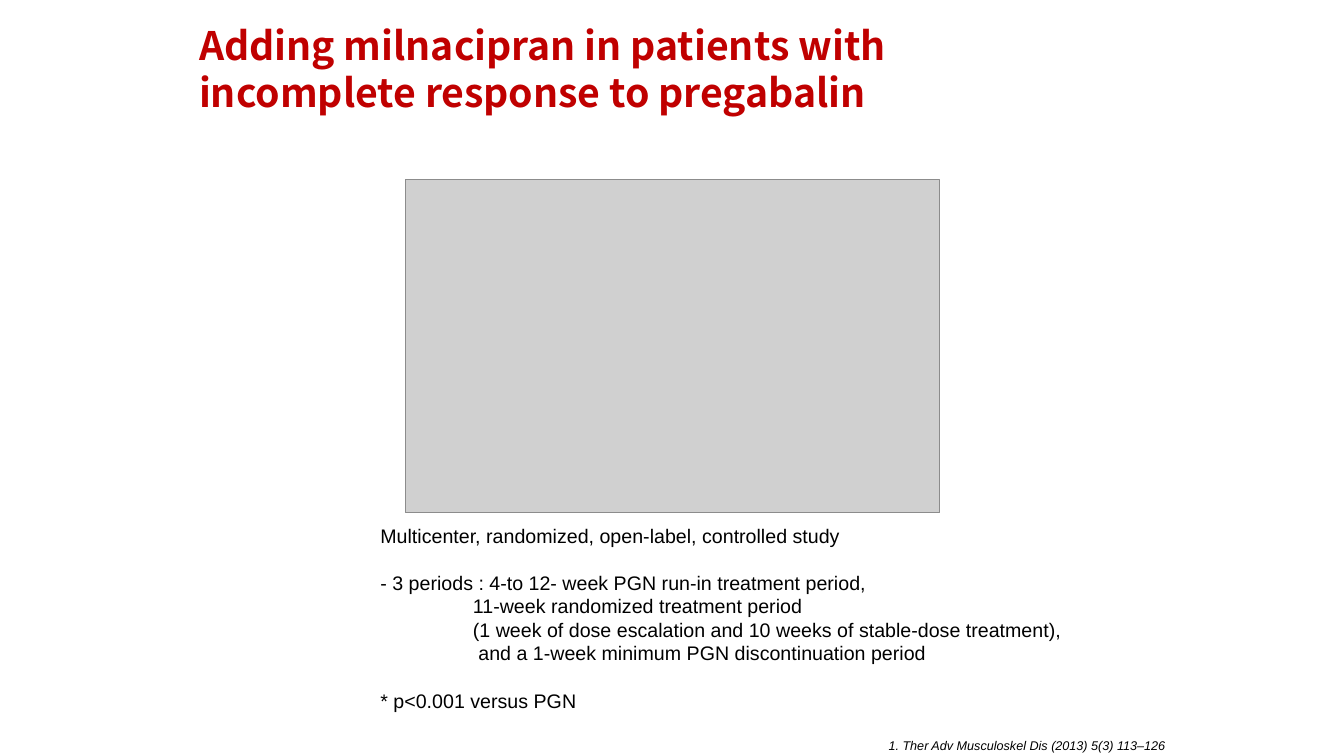
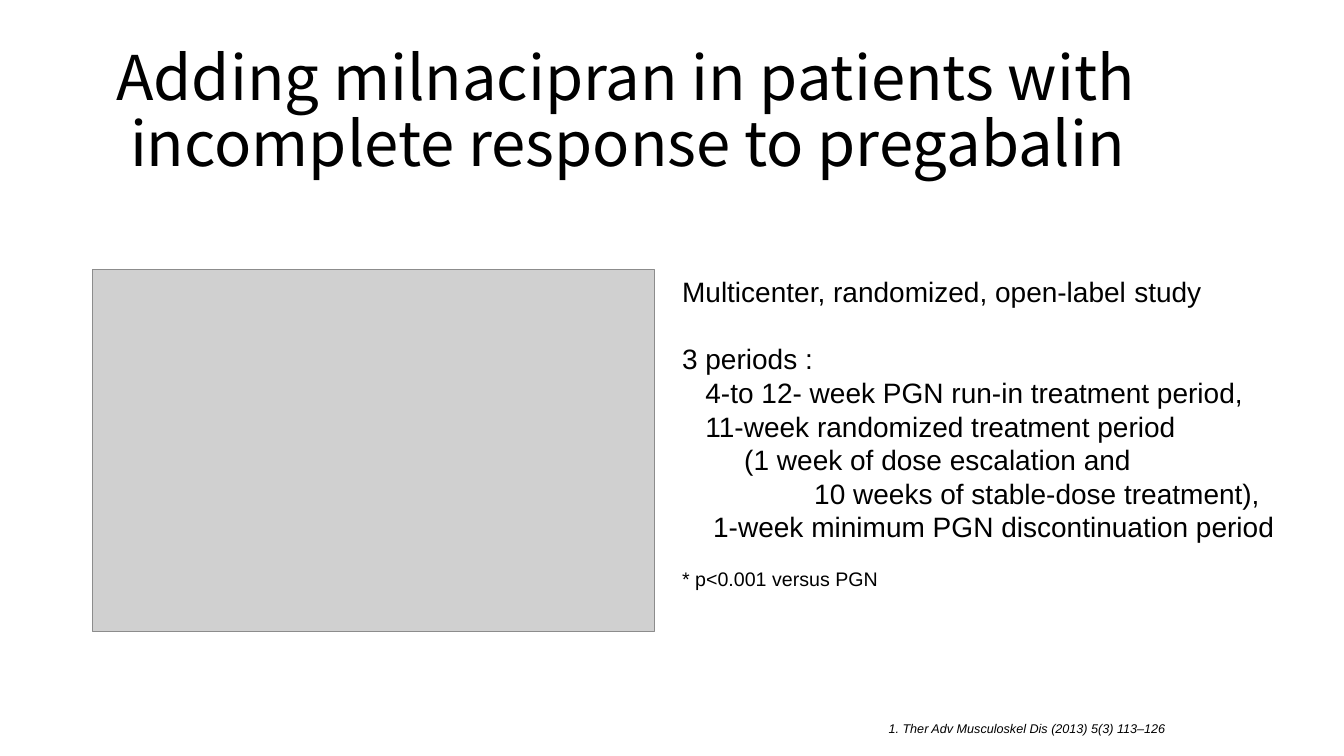
Before and after one commit to sbaram1/Presentation, a slide deck: slide 23 of 20190602_Ixel.pptx. Drawn at 1344x756 pixels with LibreOffice and Linux fonts; fonts in the diff are those of the drawing; grey boxes stand for pictures. Boxes give left, top, right and bottom in pixels: in the first picture for what was removed or moved away, otherwise in the second. Text is boxed around its words. In the diff, an @@ line names an element or a change of style, - is before the commit and + after.

Commit message:
add

```diff
--- a/20190602_Ixel.pptx
+++ b/20190602_Ixel.pptx
@@ title at <box>116,51,1135,182</box>: text changed; size 28 to 44 pt; text colour #C00000 to #000000; bold off @@
-Adding milnacipran in patients with
-incomplete response to pregabalin
+Adding milnacipran in patients with
+incomplete response to pregabalin
@@ picture: place and size @@
-picture at <box>405,179,940,513</box>
+picture at <box>93,269,654,631</box>
@@ text "Multicenter, randomized, open-label study": place and size @@
-text "Multicenter, randomized, open-label study" at <box>380,528,1061,712</box>
+text "Multicenter, randomized, open-label study" at <box>682,281,1274,590</box>
@@ text at <box>682,281,1243,408</box>: text changed; size 14 to 20 pt @@
-Multicenter, randomized, open-label, controlled study
-- 3 periods : 4-to 12- week PGN run-in treatment period,
+Multicenter, randomized, open-label study
+3 periods :
+4-to 12- week PGN run-in treatment period,
@@ text at <box>705,416,1175,442</box>: size 14 to 20 pt in "11-week randomized treatment period" @@
@@ text at <box>713,449,1274,543</box>: text changed; size 14 to 20 pt @@
-(1 week of dose escalation and 10 weeks of stable-dose treatment),
-and a 1-week minimum PGN discontinuation period
+(1 week of dose escalation and
+10 weeks of stable-dose treatment),
+1-week minimum PGN discontinuation period
@@ text "1. Ther Adv Musculoskel Dis ...": place and size @@
-text "1. Ther Adv Musculoskel Dis ..." at <box>889,741,1165,753</box>
+text "1. Ther Adv Musculoskel Dis ..." at <box>889,724,1165,736</box>
```
Also in this commit, not shown: 17 other slides changed.
